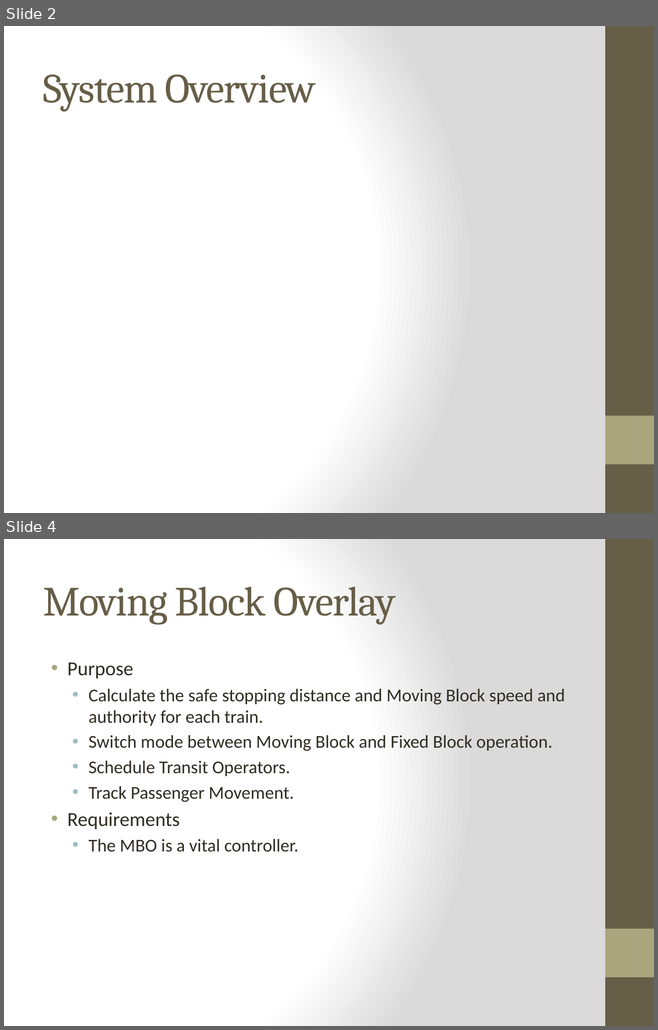
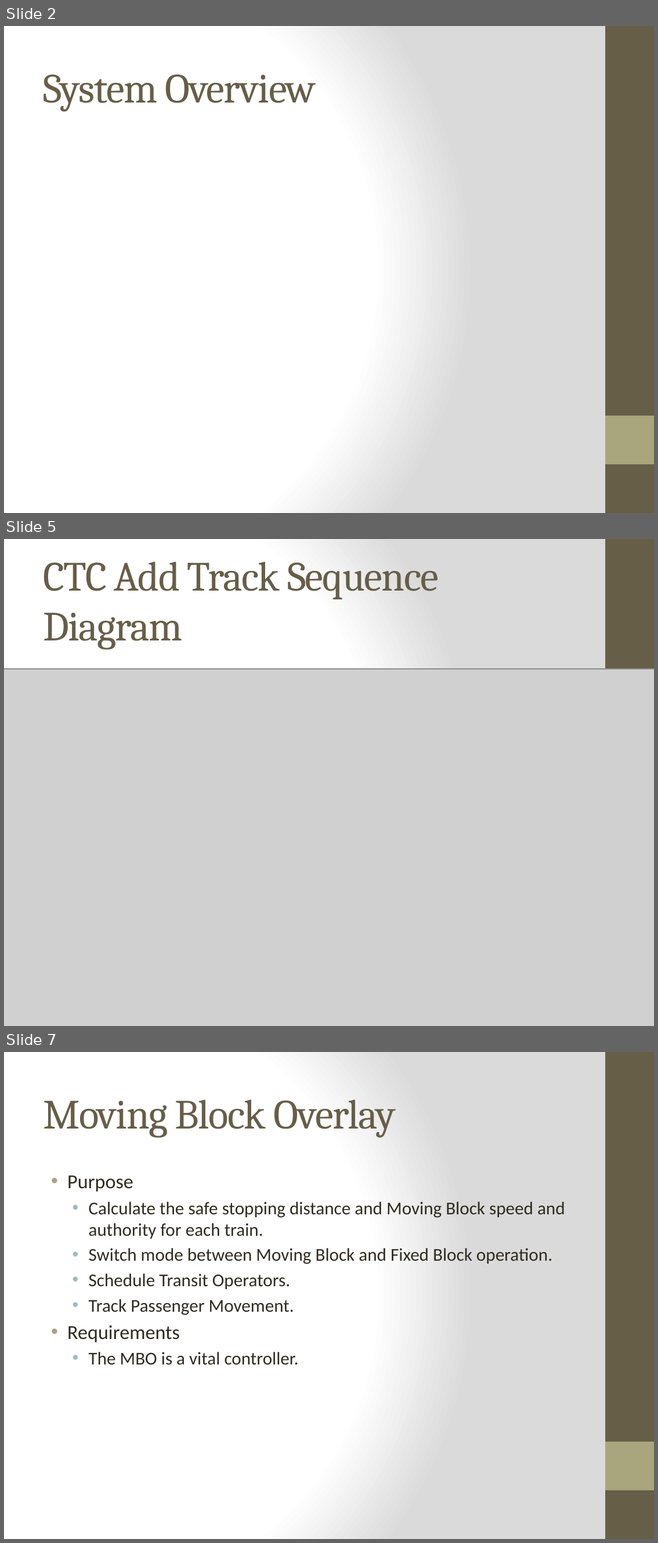
Before and after one commit to meylingtaing/COE1186, a slide deck: Design Review/DesignReview.pptx. Shown one above the other, each under a label of ours: slides 2 and 4 before the commit, slides 2, 5 and 7 after it; the slides between them are not shown. The pictures are 658x1030 and 658x1543 pixels, drawn with LibreOffice and Linux fonts; fonts in the diff are those of the drawing; grey boxes stand for pictures. Boxes give left, top, right and bottom in pixels: in the first picture for what was removed or moved away, otherwise in the second. Text is boxed around its words. In the diff, an @@ line names an element or a change of style, - is before the commit and + after.

```diff
--- a/Design Review/DesignReview.pptx
+++ b/Design Review/DesignReview.pptx
@@ slide 5 added at bbox=[4, 539, 654, 1026], background gradient #FFFFFF to #DADADA; not listed: 1 template element that a slide beside it also shows @@
@@ title added at bbox=[43, 562, 438, 649], 46 pt, text #675E47 @@
+CTC Add Track Sequence Diagram
@@ picture added at bbox=[4, 669, 654, 1026] @@
@@ what was slide 4 is now slide 7 @@
```
Also in this commit, not shown: 1 slide changed, 2 other slides added, 2 other files.
